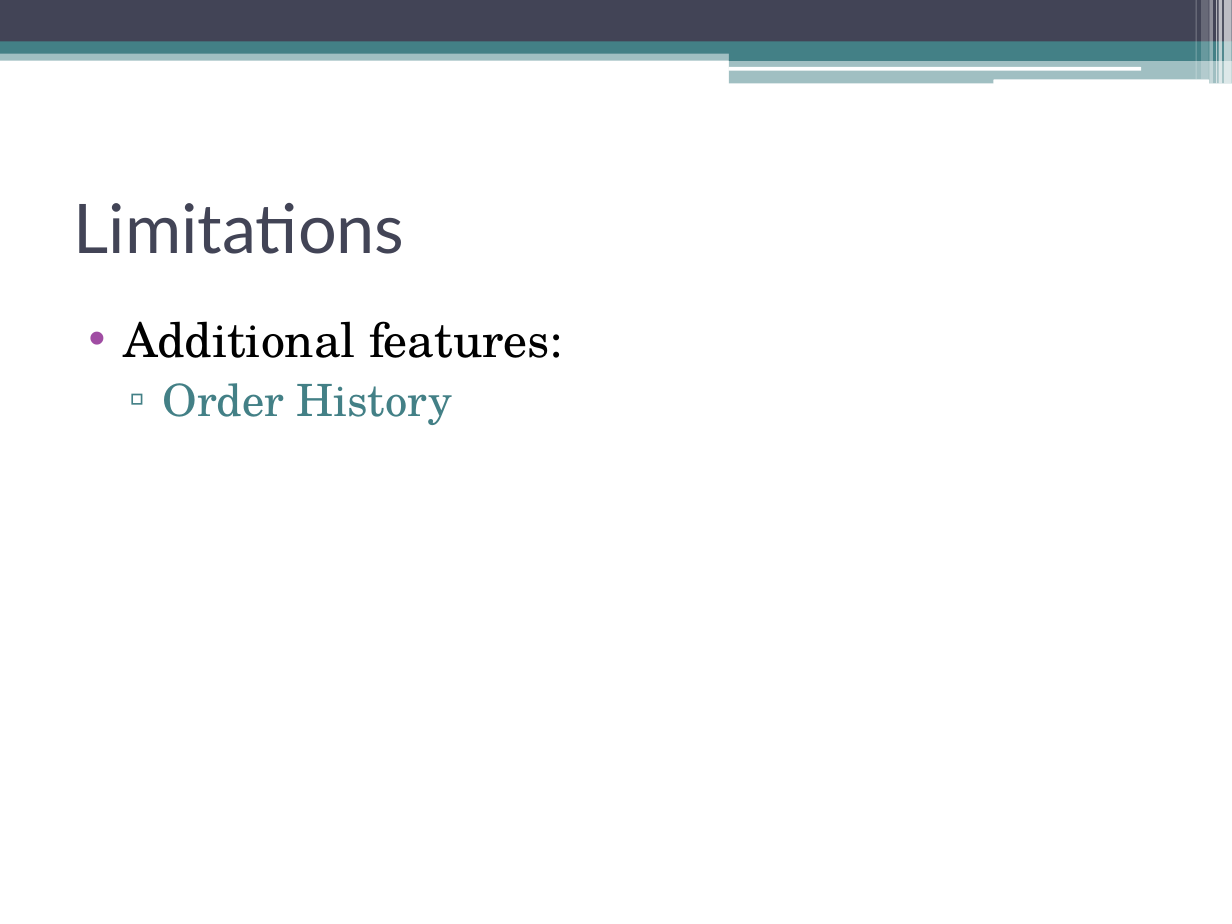
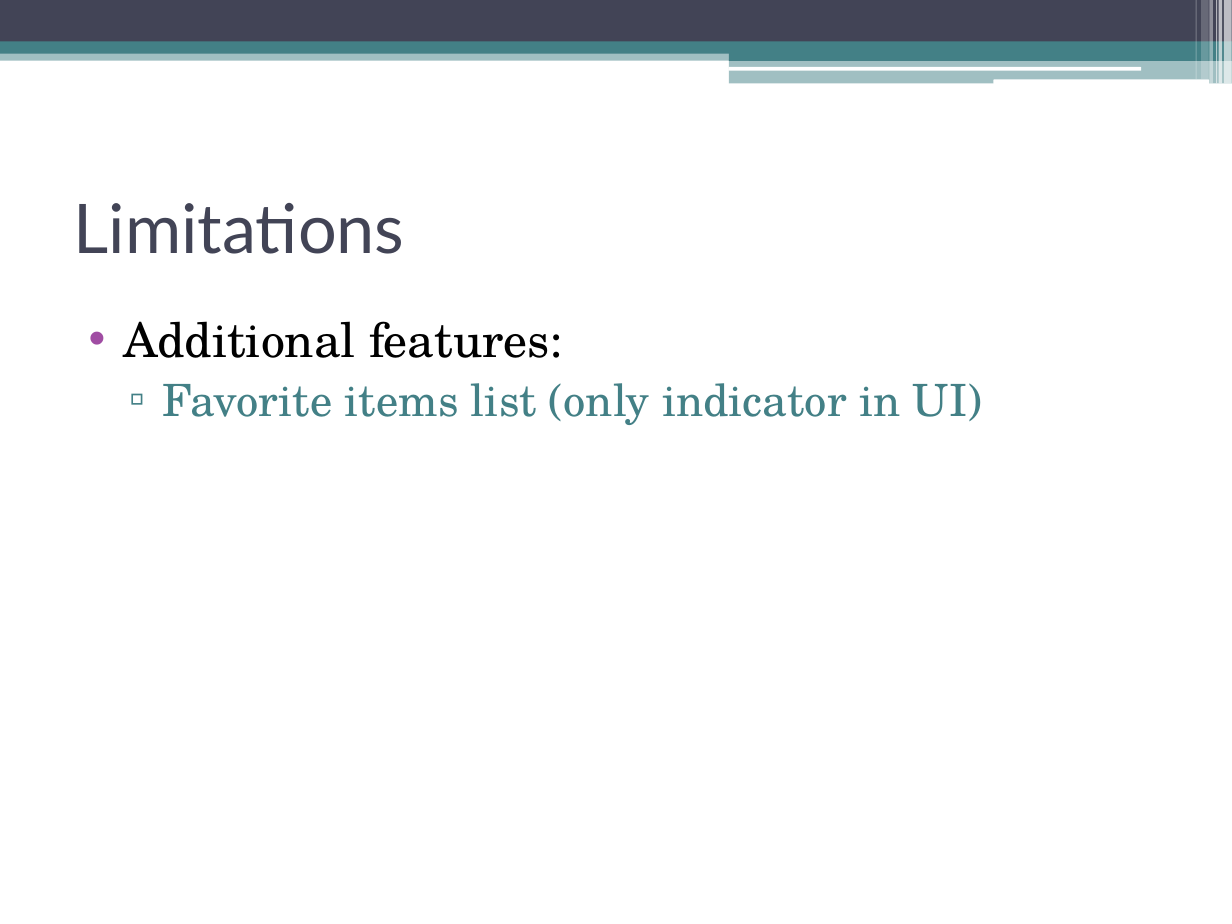
Before and after one commit to MNLBC/Group2Projects, a slide deck: slide 3 of 7. Group Project/W6D5_Project/PPT/Watch Me Whip.pptx. Drawn at 1232x924 pixels with LibreOffice and Linux fonts; fonts in the diff are those of the drawing. Boxes give left, top, right and bottom in pixels: in the first picture for what was removed or moved away, otherwise in the second. Text is boxed around its words. In the diff, an @@ line names an element or a change of style, - is before the commit and + after.

```diff
--- a/7. Group Project/W6D5_Project/PPT/Watch Me Whip.pptx
+++ b/7. Group Project/W6D5_Project/PPT/Watch Me Whip.pptx
@@ text at [162,383,982,425]: text changed @@
-  ▫ Order History
+  ▫ Favorite items list (only indicator in UI)
```
Also in this commit, not shown: 5 other files.
